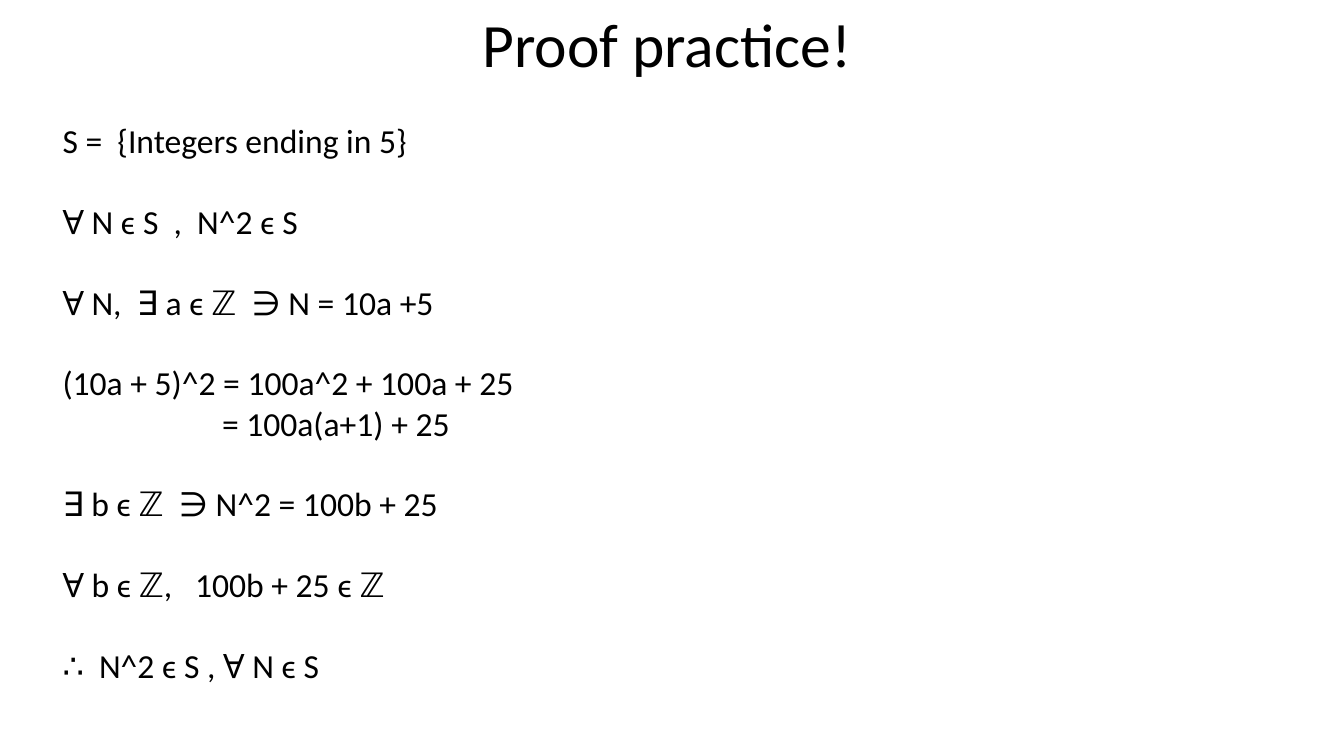
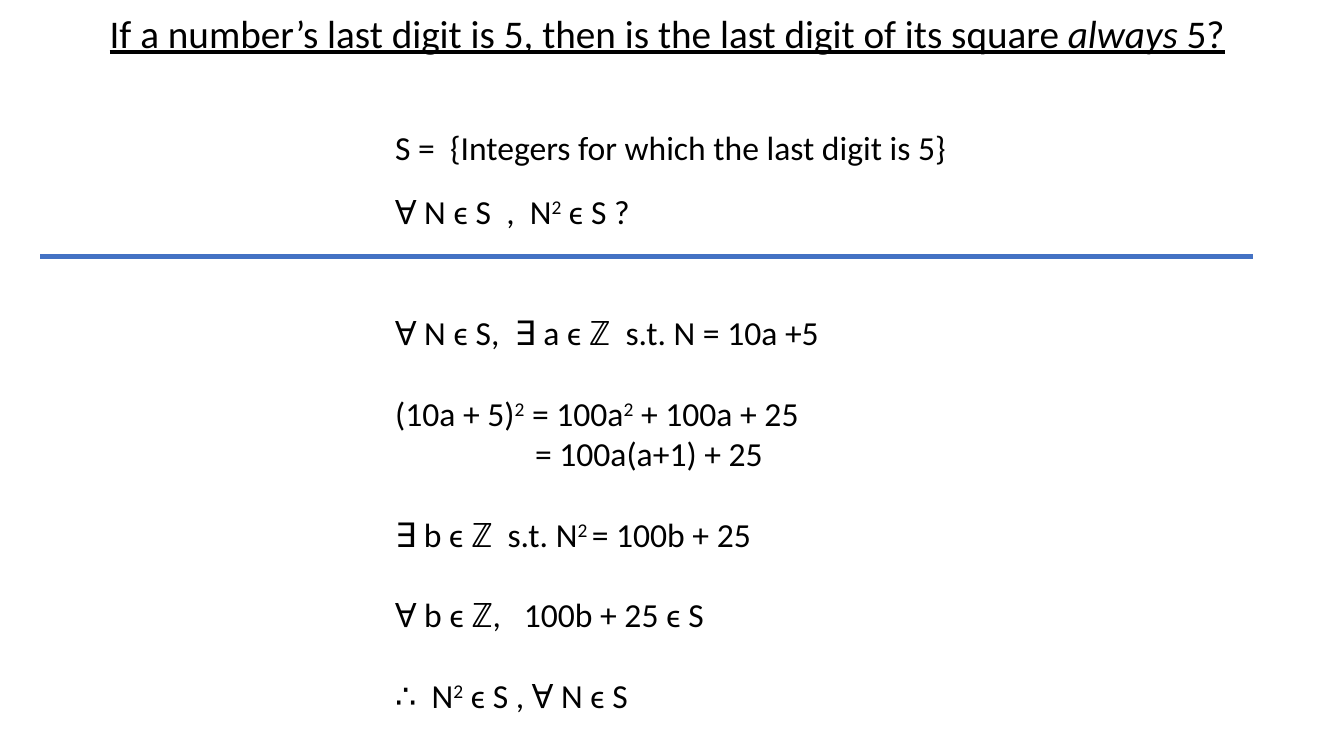
Before and after one commit to ndattani/Lecture_Notes, a slide deck: slide 5 of University_of_Waterloo/Fall_2021/MATH135/UW_Fall2021_MATH135_Lecture2.pptx (slide 6 before the commit). Drawn at 1344x756 pixels with LibreOffice and Linux fonts; fonts in the diff are those of the drawing. Boxes give left, top, right and bottom in pixels: in the first picture for what was removed or moved away, otherwise in the second. Text is boxed around its words. In the diff, an @@ line names an element or a change of style, - is before the commit and + after.

```diff
--- a/University_of_Waterloo/Fall_2021/MATH135/UW_Fall2021_MATH135_Lecture2.pptx
+++ b/University_of_Waterloo/Fall_2021/MATH135/UW_Fall2021_MATH135_Lecture2.pptx
@@ subtitle at bbox=[110, 20, 1225, 55]: text changed; size 44 to 28 pt @@
-Proof practice!
+If a number’s last digit is 5, then is the last digit of its square always 5?
@@ text "S = {Integers for which ...": place and size @@
-text "S = {Integers for which ..." at bbox=[63, 128, 513, 679]
+text "S = {Integers for which ..." at bbox=[395, 135, 946, 709]
@@ text at bbox=[395, 135, 946, 431]: text changed @@
-S = {Integers ending in 5}
-Ɐ N ϵ S , N^2 ϵ S
-Ɐ N, ∃ a ϵ ℤ ∋ N = 10a +5
-(10a + 5)^2 = 100a^2 + 100a + 25
+S = {Integers for which the last digit is 5}
+Ɐ N ϵ S , N2 ϵ S ?
+Ɐ N ϵ S, ∃ a ϵ ℤ s.t. N = 10a +5
+(10a + 5)2 = 100a2 + 100a + 25
@@ line added from (40, 257) to (1253, 257), #4472C4 3 pt @@
@@ text at bbox=[395, 523, 751, 709]: text changed @@
-∃ b ϵ ℤ ∋ N^2 = 100b + 25
-Ɐ b ϵ ℤ, 100b + 25 ϵ ℤ
-∴ N^2 ϵ S , Ɐ N ϵ S
+∃ b ϵ ℤ s.t. N2 = 100b + 25
+Ɐ b ϵ ℤ, 100b + 25 ϵ S
+∴ N2 ϵ S , Ɐ N ϵ S
```
Also in this commit, not shown: 3 other slides changed, 4 slides removed, 1 other file.
